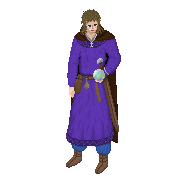
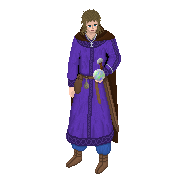
Two versions of the same layered image (180x180). Layer-by-layer changes:
painted on "Background" over [66, 35, 119, 146]
